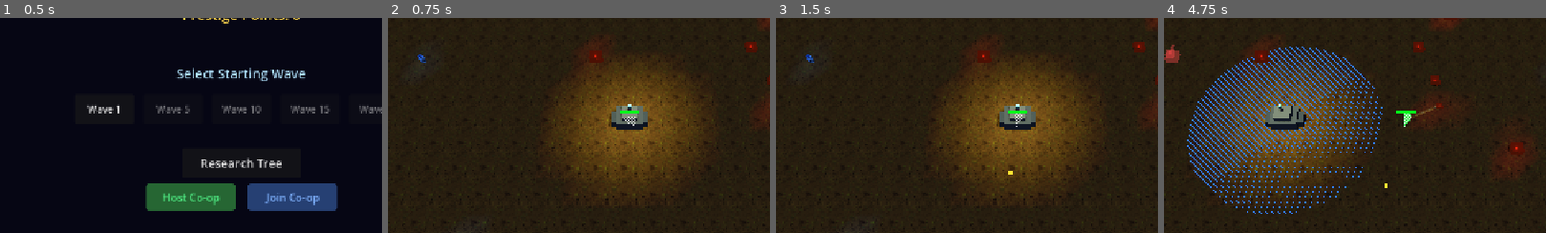
Above: before the commit, frames 1-4 (left to right).
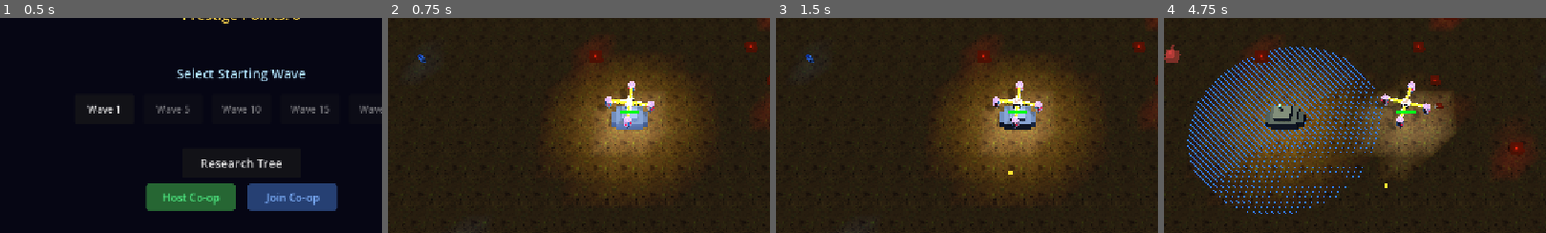
Above: after the commit, the same moments.

Repository: RubenTipparach/godot-sandbox
Game: Godot game, scene res://scenes/main.tscn
The game is run twice, just before and just after one commit, with the same random seed, the same clock (stepped at 60 frames per second) and the same inputs.
Inputs (mouse positions are % of the whole screen's width and height, from its top left):
- Up to frame 1 (0.5 s): no input
- Up to frame 2 (0.75 s): click "Wave 1" at 0.5 s
- Up to frame 3 (1.5 s): click "Start Wave" at 1.25 s
- Up to frame 4 (4.75 s): tap Enter at 2 s; drag from (32, 96) to (60, 28) at 2.02 s; tap Space at 2.75 s; drag from (35, 96) to (45, 70) at 2.77 s; move the mouse to (39, 96) at 3.52 s; hold D (move_right) 3.53-4.25 s; tap 3 (build_factory) at 3.6 s; click (39, 96) at 3.67 s; drag from (42, 96) to (20, 35) at 4.27 s
The pictures show only the part of the screen within x 18-68%, y 25-75%; the shares and areas given below are measured in that part.

Frame 1 is identical in both runs. In frame 2, 3.0% of the frame differs, in the area x 54-71%, y 29-61%; in frame 3, 2.8%; in frame 4, 6.5%, in the area x 50-76%, y 29-72%.

Commit message:
adde toms ship

Diff:
--- /dev/null
+++ b/godot-sandbox/scenes/player_ship.tscn
@@ -0,0 +1,29 @@
+[gd_scene format=3 uid="uid://dvmlfavda273n"]
+
+[ext_resource type="PackedScene" uid="uid://rplhu7lpknyn" path="res://resources/models/cross_lander.glb" id="1"]
+
+[node name="PlayerShip" type="Node3D" unique_id=1593469570]
+
+[node name="Model" parent="." unique_id=1381847474 instance=ExtResource("1")]
+transform = Transform3D(5, 0, 0, 0, 5, 0, 0, 0, 5, 0, 50, 0)
+
+[node name="SpotLight3D" type="SpotLight3D" parent="." unique_id=1800258020]
+transform = Transform3D(1, 0, 0, 0, -4.371139e-08, 1, 0, -1, -4.371139e-08, 0, 133.16992, 0)
+spot_range = 153.157
+spot_attenuation = -0.1
+spot_angle = 36.9
+
+[node name="SpotLight3D2" type="SpotLight3D" parent="." unique_id=19703345]
+transform = Transform3D(-4.371139e-08, 0, -1, 0, 1, 0, 1, 0, -4.371139e-08, -114, 38.16992, -2)
+spot_range = 153.157
+spot_attenuation = -0.1
+spot_angle = 36.9
+
+[node name="SpotLight3D3" type="SpotLight3D" parent="." unique_id=2129442703]
+transform = Transform3D(4.3711385e-08, -8.940697e-08, 1, -1.7147615e-15, -1, -8.940697e-08, 1, 2.193341e-15, -4.3711385e-08, 108, 38.16992, -2)
+spot_range = 153.157
+spot_attenuation = -0.1
+spot_angle = 36.9
+
+[node name="LaserOrigin" type="Marker3D" parent="." unique_id=1330647160]
+transform = Transform3D(1, 0, 0, 0, 1, 0, 0, 0, 1, 0, 41, 0)
--- a/godot-sandbox/scripts/main.gd
+++ b/godot-sandbox/scripts/main.gd
@@ -1001,7 +1001,7 @@
 		if "mine_targets" in p:
 			for target in p.mine_targets:
 				if not is_instance_valid(target): continue
-				active_targets[target] = ppos
+				active_targets[target] = p
 		# Remote player: resolve synced positions to nearest resource node
 		if "remote_mine_positions" in p and p.remote_mine_positions.size() > 0 and (not "is_local" in p or not p.is_local):
 			var mt_arr = p.remote_mine_positions
@@ -1017,11 +1017,12 @@
 						best_d = d
 						best_r = r
 				if best_r and best_r not in active_targets:
-					active_targets[best_r] = ppos
+					active_targets[best_r] = p
 	# Render beams for all active targets
 	for target in active_targets:
 		if not is_instance_valid(target): continue
-		var ppos = active_targets[target]
+		var p_node = active_targets[target]
+		var ppos = p_node.global_position
 		var tpos = target.global_position
 		var lc = Color(1.0, 0.8, 0.3)
 		if "resource_type" in target and target.resource_type == "crystal":
@@ -1030,7 +1031,13 @@
 		var t_sz = 10.0 + t_amt * 0.5
 		var t_rtype = target.resource_type if "resource_type" in target else "iron"
 		var t_center_y = t_sz * 0.3 if t_rtype == "iron" else t_sz * 0.5
-		var start = Vector3(ppos.x, 8, ppos.y)
+		var laser_y = 8.0
+		var pmesh = player_meshes.get(p_node)
+		if pmesh:
+			var marker = pmesh.get_node_or_null("Body/PlayerShip/LaserOrigin")
+			if marker:
+				laser_y = marker.global_position.y
+		var start = Vector3(ppos.x, laser_y, ppos.y)
 		var raw_end = Vector3(tpos.x, t_center_y, tpos.y)
 		var to_player = start - raw_end
 		var to_len = to_player.length()
@@ -1668,17 +1675,9 @@
 	var root = Node3D.new()
 	var body = Node3D.new()
 	body.name = "Body"
-	var mi = MeshInstance3D.new()
-	var pm = PrismMesh.new()
-	pm.size = Vector3(12, 18, 10)
-	pm.left_to_right = 0.5
-	mi.mesh = pm
-	var pmat = _unlit_mat(col).duplicate()
-	pmat.next_pass = _dither_occlude_mat
-	mi.material_override = pmat
-	mi.rotation.x = -PI / 2
-	mi.position.y = 5
-	body.add_child(mi)
+	var ship_scene = load("res://scenes/player_ship.tscn")
+	var ship = ship_scene.instantiate()
+	body.add_child(ship)
 	root.add_child(body)
 	return root
 
Binary file added: godot-sandbox/resources/models/cross_lander.glb
Not shown, added: godot-sandbox/resources/models/cross_lander.glb.import
Binary file added: godot-sandbox/resources/models/cross_lander_0.png
Not shown, added: godot-sandbox/resources/models/cross_lander_0.png.import
